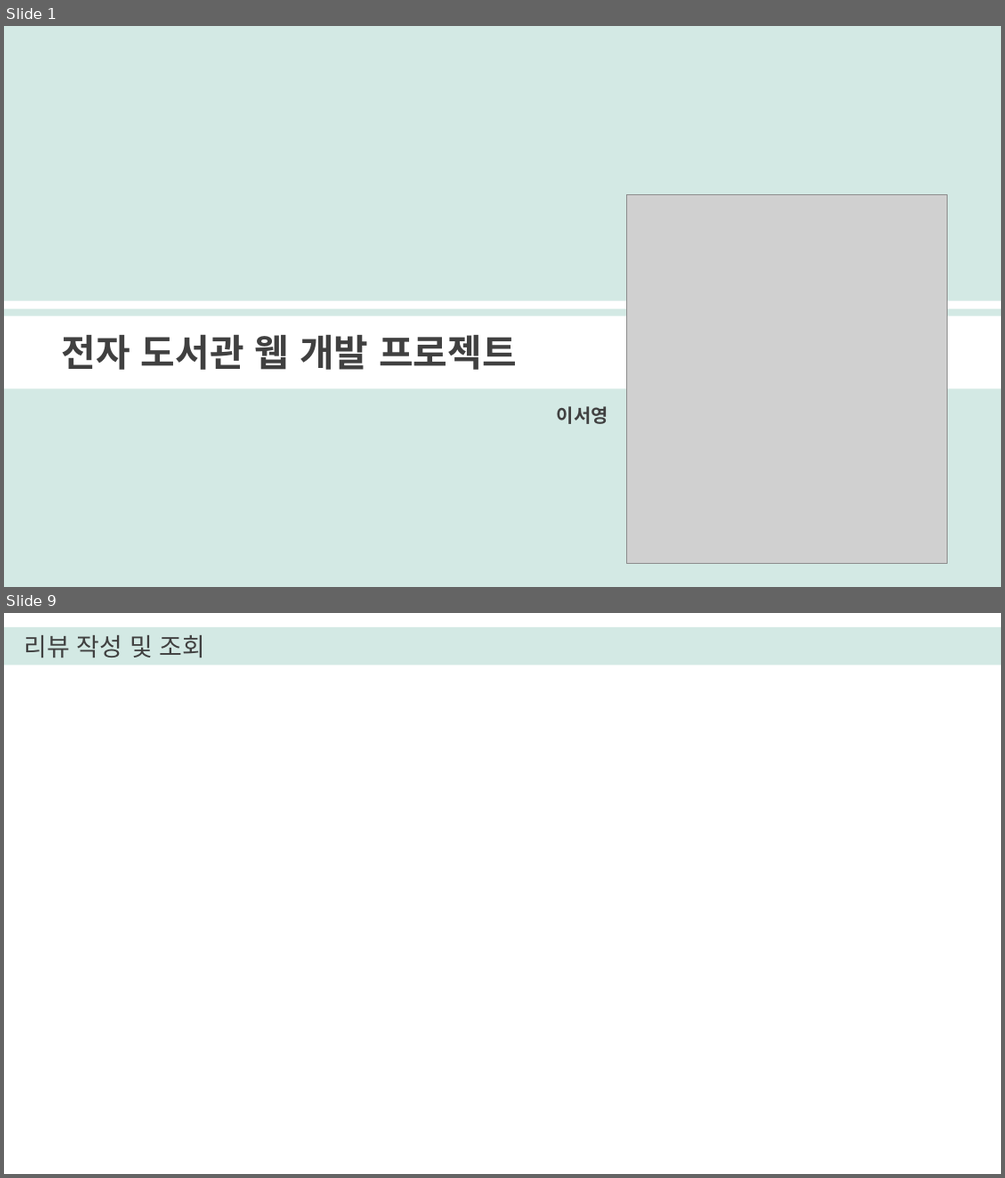
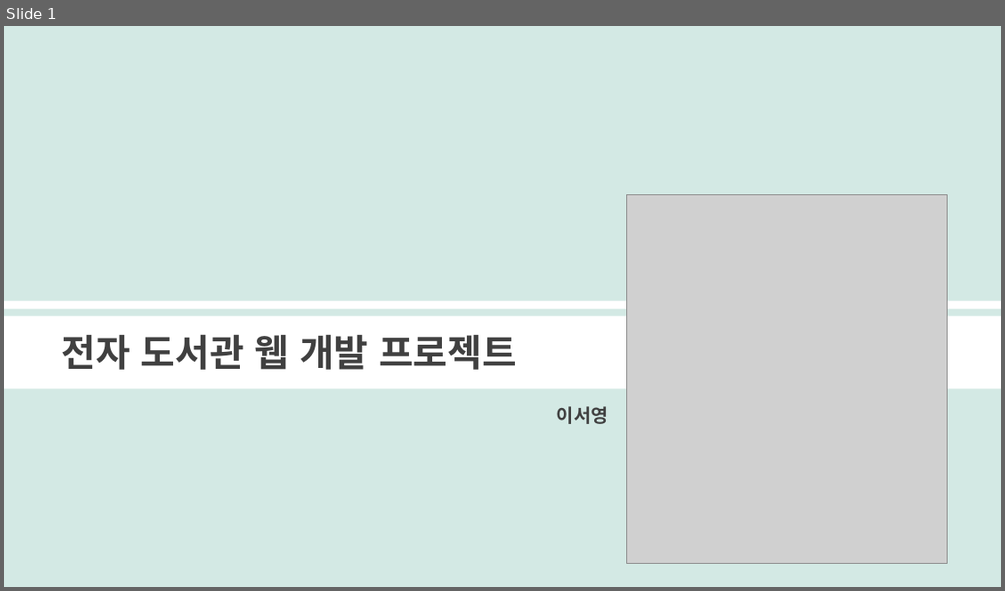
Before and after one commit to seoyounglee0105/Library_Web_Project, a slide deck: 이서영_전자도서관프로젝트.pptx. Shown one above the other, each under a label of ours: slides 1 and 9 before the commit, slide 1 after it; the slides between them are not shown. The pictures are 1005x1178 and 1005x591 pixels, drawn with LibreOffice and Linux fonts; fonts in the diff are those of the drawing; grey boxes stand for pictures. Boxes give left, top, right and bottom in pixels: in the first picture for what was removed or moved away, otherwise in the second. Text is boxed around its words. In the diff, an @@ line names an element or a change of style, - is before the commit and + after.

```diff
--- a/이서영_전자도서관프로젝트.pptx
+++ b/이서영_전자도서관프로젝트.pptx
@@ slide 9 removed at (x1=4, y1=613, x2=1001, y2=1174), background #FFFFFF @@
@@ rectangle removed at (x1=4, y1=627, x2=1001, y2=665) @@
@@ text removed at (x1=24, y1=635, x2=206, y2=657) @@
-리뷰 작성 및 조회
```
Also in this commit, not shown: 5 slides changed, 9 slides added, 2 other slides removed, 10 other files.
